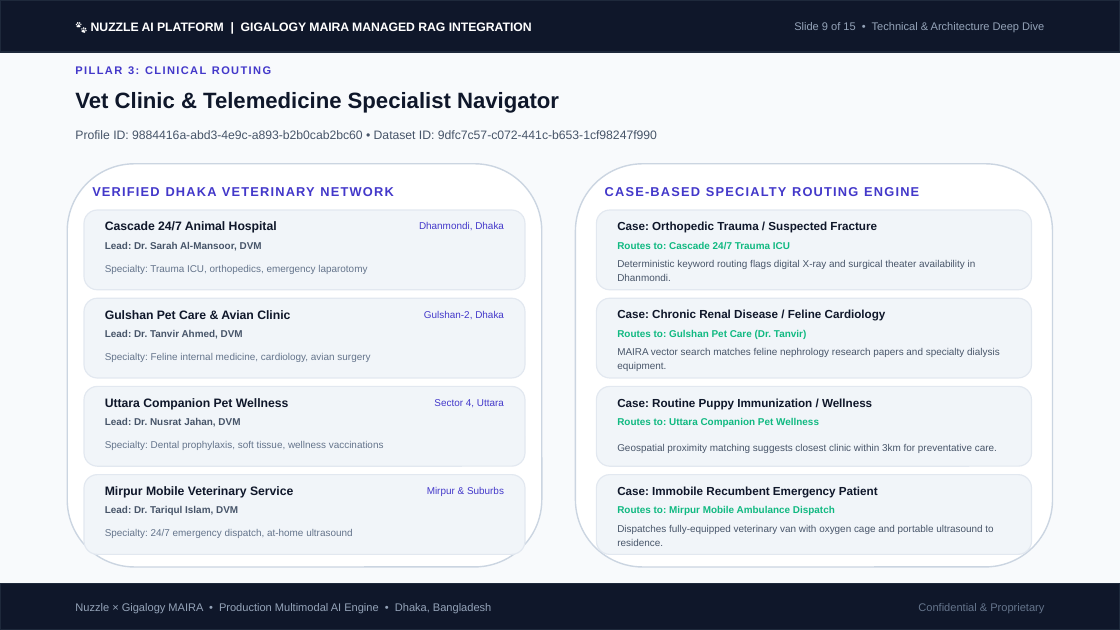
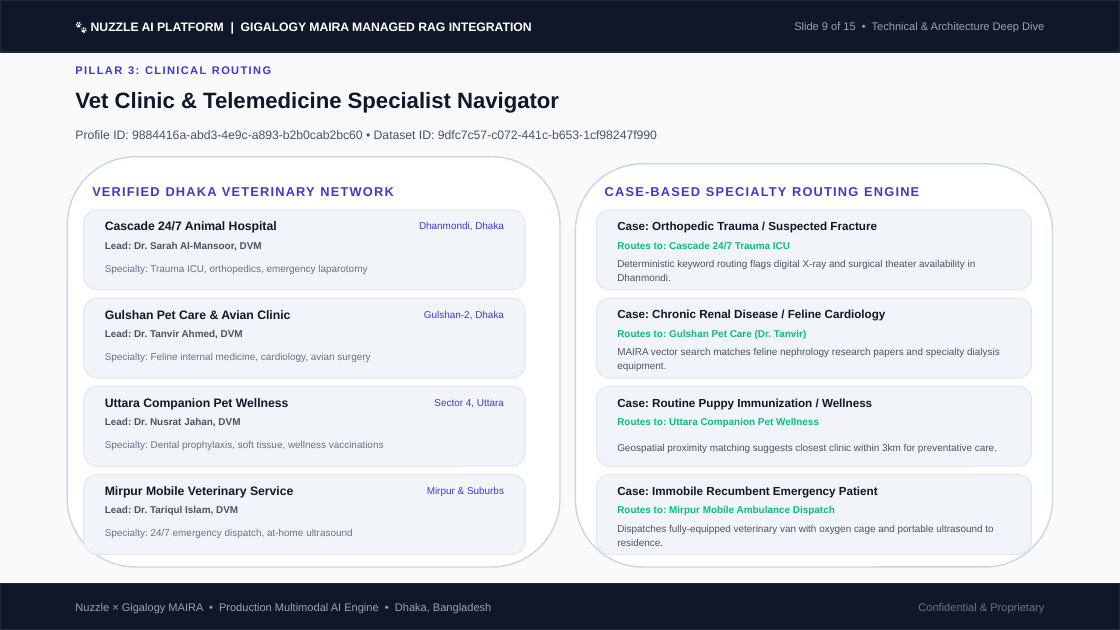
Before and after one commit to zafor2002/nuzzle-, a slide deck: slide 9 of presentation/Nuzzle_Gigalogy_MAIRA_AI_Integration.pptx. Drawn at 1120x630 pixels with LibreOffice and Linux fonts; fonts in the diff are those of the drawing. Boxes give left, top, right and bottom in pixels: in the first picture for what was removed or moved away, otherwise in the second. Text is boxed around its words. In the diff, an @@ line names an element or a change of style, - is before the commit and + after.

```diff
--- a/presentation/Nuzzle_Gigalogy_MAIRA_AI_Integration.pptx
+++ b/presentation/Nuzzle_Gigalogy_MAIRA_AI_Integration.pptx
@@ rounded rectangle at <box>67,157,560,567</box>: proportions changed @@
@@ rounded rectangle: place and size @@
-rounded rectangle at <box>67,164,542,567</box>
+rounded rectangle at <box>67,157,560,567</box>
@@ rounded rectangle at <box>84,475,525,555</box>: proportions changed @@
```
Also in this commit, not shown: 14 other slides changed, 4 other files.
